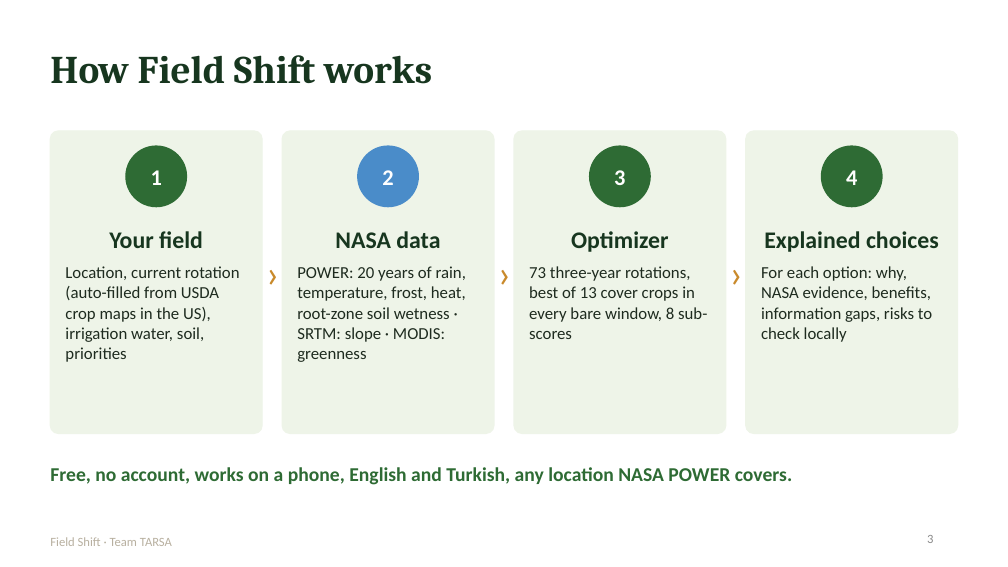
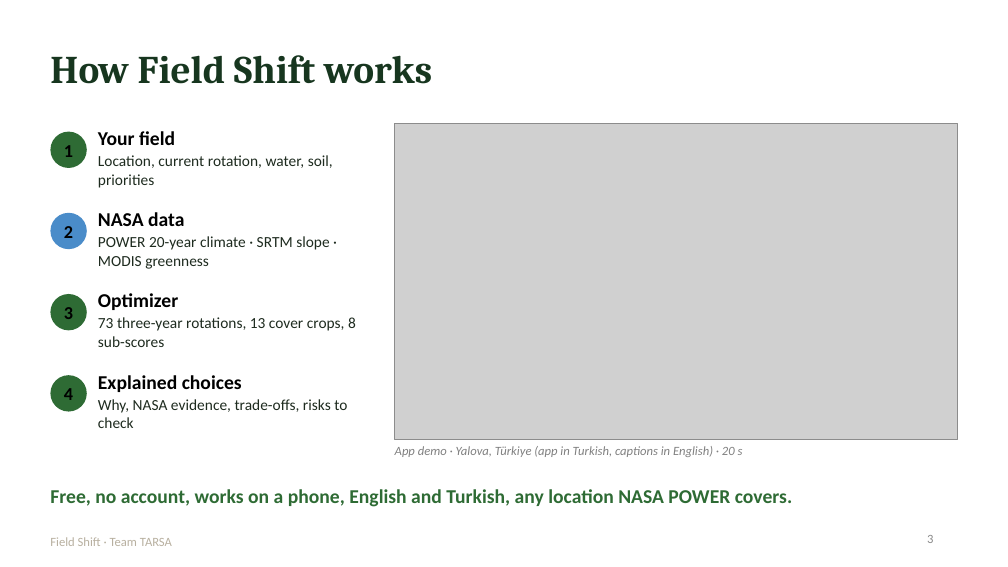
Before and after one commit to LordOmer/bnova-field-shift, a slide deck: slide 3 of presentation/FieldShift_TARSA_Pitch.pptx. Drawn at 1008x567 pixels with LibreOffice and Linux fonts; fonts in the diff are those of the drawing; grey boxes stand for pictures. Boxes give left, top, right and bottom in pixels: in the first picture for what was removed or moved away, otherwise in the second. Text is boxed around its words. In the diff, an @@ line names an element or a change of style, - is before the commit and + after.

```diff
--- a/presentation/FieldShift_TARSA_Pitch.pptx
+++ b/presentation/FieldShift_TARSA_Pitch.pptx
@@ ellipse "1": place and size @@
-ellipse "1" at bbox=[151, 170, 162, 185]
+ellipse "1" at bbox=[50, 132, 87, 168]
@@ rounded rectangle removed at bbox=[50, 131, 262, 433] @@
@@ text "Your field": place and size @@
-text "Your field" at bbox=[109, 231, 203, 248]
+text "Your field" at bbox=[98, 131, 175, 145]
@@ ellipse removed at bbox=[126, 146, 186, 207] @@
@@ rounded rectangle removed at bbox=[282, 131, 494, 433] @@
@@ ellipse removed at bbox=[358, 146, 418, 207] @@
@@ picture added at bbox=[395, 123, 958, 439] @@
@@ rounded rectangle removed at bbox=[514, 131, 726, 433] @@
@@ ellipse removed at bbox=[590, 146, 650, 207] @@
@@ rounded rectangle removed at bbox=[746, 131, 958, 433] @@
@@ ellipse removed at bbox=[822, 146, 882, 207] @@
@@ text added at bbox=[98, 155, 333, 188], 11 pt, text #1E2B1F @@
+Location, current rotation, water, soil, priorities
@@ text "NASA data": place and size @@
-text "NASA data" at bbox=[335, 231, 440, 248]
+text "NASA data" at bbox=[98, 212, 184, 226]
@@ ellipse "2": place and size @@
-ellipse "2" at bbox=[382, 170, 393, 185]
+ellipse "2" at bbox=[50, 213, 87, 249]
@@ ellipse "2" at bbox=[50, 213, 87, 249]: size 16 to 13 pt, text colour #FFFFFF to #000000; fill none to #4A8CC9 @@
@@ text added at bbox=[98, 236, 329, 269], 11 pt, text #1E2B1F @@
+POWER 20-year climate · SRTM slope · MODIS greenness
@@ text removed at bbox=[65, 266, 240, 362] @@
-Location, current rotation (auto-filled from USDA crop maps in the US), irrigation water, soil, priorities
@@ text removed at bbox=[260, 247, 285, 297] @@
-›
@@ text removed at bbox=[492, 247, 517, 297] @@
-›
@@ text removed at bbox=[724, 247, 749, 297] @@
-›
@@ text removed at bbox=[761, 266, 931, 300] @@
-For each option: why, NASA evidence, benefits, information gaps, risks to check locally
@@ ellipse "3": place and size @@
-ellipse "3" at bbox=[614, 170, 625, 185]
+ellipse "3" at bbox=[50, 294, 87, 331]
@@ text "Optimizer": place and size @@
-text "Optimizer" at bbox=[571, 231, 668, 252]
+text "Optimizer" at bbox=[98, 293, 178, 310]
@@ text at bbox=[98, 317, 356, 347]: text changed; size 12 to 11 pt @@
-73 three-year rotations, best of 13 cover crops in every bare window, 8 sub-scores
+73 three-year rotations, 13 cover crops, 8 sub-scores
@@ text removed at bbox=[297, 307, 450, 362] @@
-POWER: 20 years of rain, temperature, frost, heat, root-zone soil wetness · SRTM: slope · MODIS: greenness
@@ size 16 to 13 pt, text colour #FFFFFF to #000000; fill none to #2E6B34 in 3 elements at bbox=[50, 132, 87, 168], bbox=[50, 294, 87, 331], bbox=[50, 375, 87, 411] @@
@@ ellipse "4": place and size @@
-ellipse "4" at bbox=[846, 170, 857, 185]
+ellipse "4" at bbox=[50, 375, 87, 411]
@@ size 17 to 14 pt, text colour #17361F to #000000; alignment centre to left; vertical alignment middle to top in 4 elements at bbox=[98, 212, 184, 226], bbox=[98, 131, 175, 145], bbox=[98, 293, 178, 310], bbox=[98, 375, 242, 392] @@
@@ text "Explained choices": place and size @@
-text "Explained choices" at bbox=[764, 231, 939, 252]
+text "Explained choices" at bbox=[98, 375, 242, 392]
@@ text added at bbox=[98, 399, 347, 428], 11 pt, text #1E2B1F @@
+Why, NASA evidence, trade-offs, risks to check
@@ text added at bbox=[395, 446, 743, 457], 9 pt, text #808080, italic @@
+App demo · Yalova, Türkiye (app in Turkish, captions in English) · 20 s
@@ text "Free, no account, works on ...": place and size @@
-text "Free, no account, works on ..." at bbox=[50, 467, 792, 485]
+text "Free, no account, works on ..." at bbox=[50, 489, 792, 507]
```
Also in this commit, not shown: 2 other slides changed, 7 other files.
